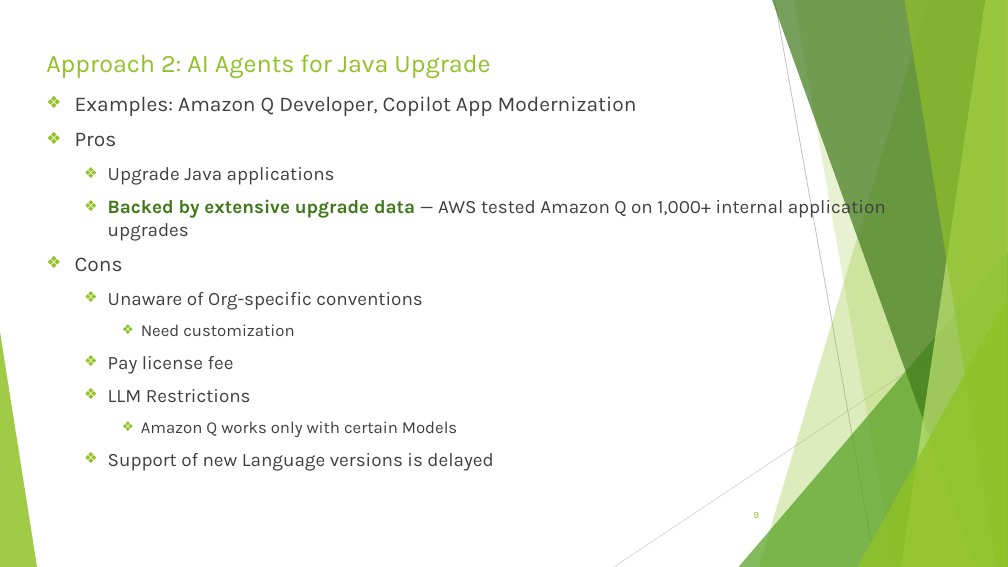
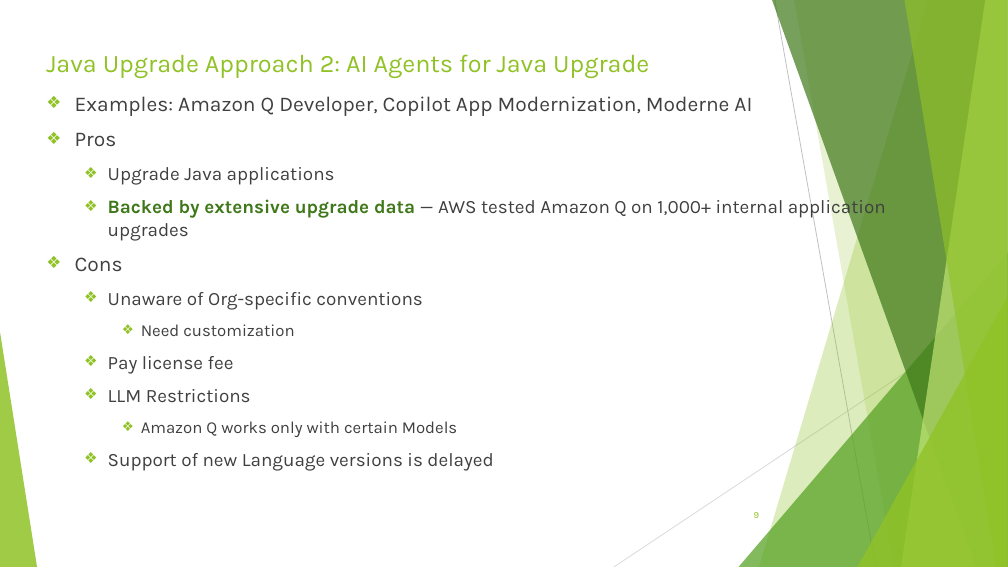
Before and after one commit to sri-chalam/ai-tech-notes, a slide deck: slide 9 of articles/ai-assisted-java-upgrade/AI-Assisted-Java-Upgrade-Presentation.pptx. Drawn at 1008x567 pixels with LibreOffice and Linux fonts; fonts in the diff are those of the drawing. Boxes give left, top, right and bottom in pixels: in the first picture for what was removed or moved away, otherwise in the second. Text is boxed around its words. In the diff, an @@ line names an element or a change of style, - is before the commit and + after.

```diff
--- a/articles/ai-assisted-java-upgrade/AI-Assisted-Java-Upgrade-Presentation.pptx
+++ b/articles/ai-assisted-java-upgrade/AI-Assisted-Java-Upgrade-Presentation.pptx
@@ title at box(46, 54, 649, 78): text changed @@
-Approach 2: AI Agents for Java Upgrade
+Java Upgrade Approach 2: AI Agents for Java Upgrade
@@ text at box(75, 96, 752, 116): text changed @@
-❖ Examples: Amazon Q Developer, Copilot App Modernization
+❖ Examples: Amazon Q Developer, Copilot App Modernization, Moderne AI
```
Also in this commit, not shown: 12 other slides changed, 1 slide added.
